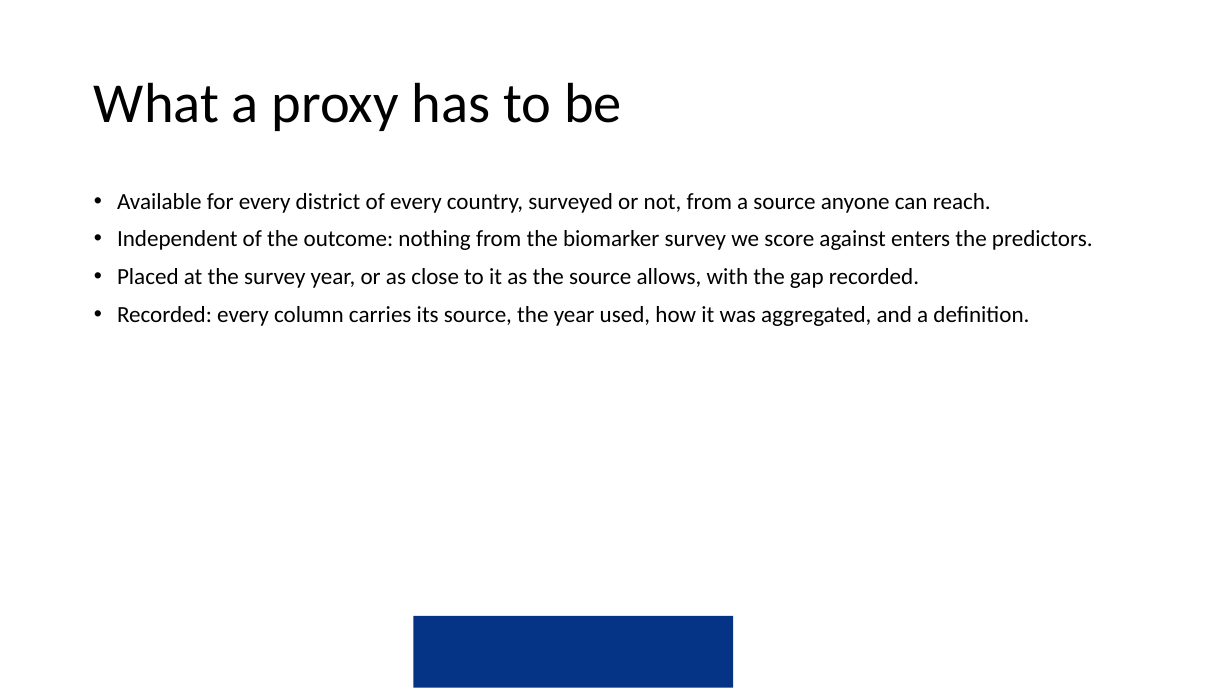
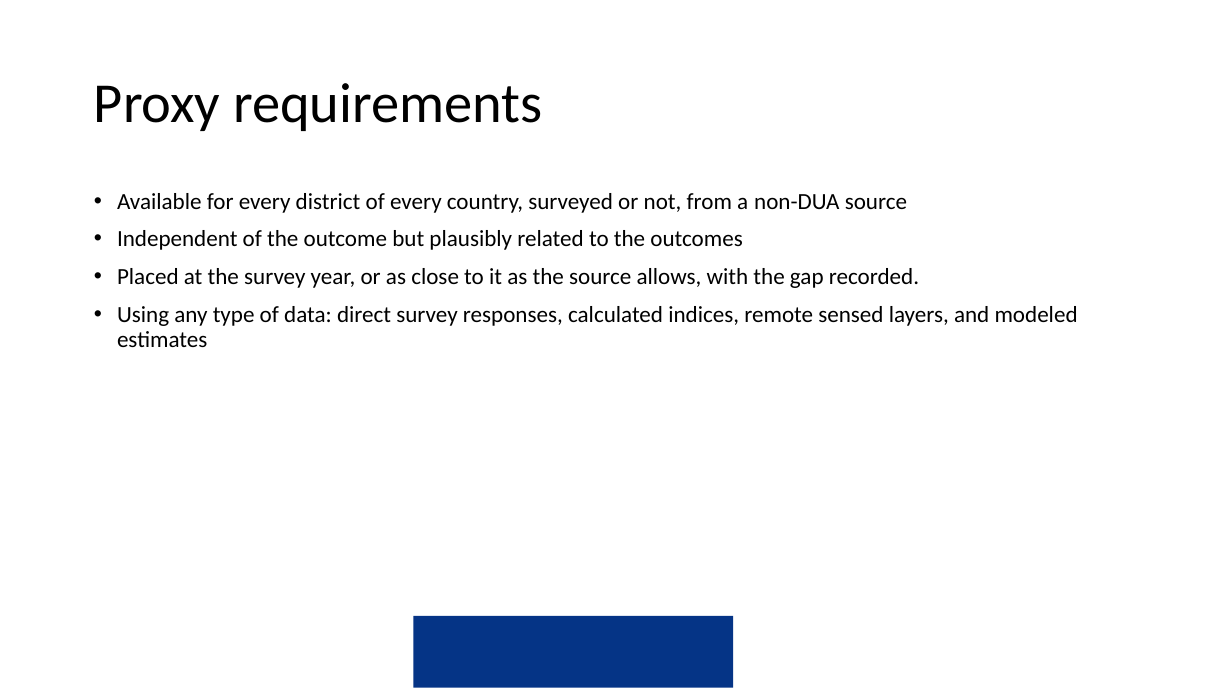
Before and after one commit to amertens/mn-prediction, a slide deck: slide 3 of docs/slides/MN-proxy-data-sources-2026-09.pptx (slide 2 before the commit). Drawn at 1232x693 pixels with LibreOffice and Linux fonts; fonts in the diff are those of the drawing; background and template pictures are left out. Boxes give left, top, right and bottom in pixels: in the first picture for what was removed or moved away, otherwise in the second. Text is boxed around its words. In the diff, an @@ line names an element or a change of style, - is before the commit and + after.

```diff
--- a/docs/slides/MN-proxy-data-sources-2026-09.pptx
+++ b/docs/slides/MN-proxy-data-sources-2026-09.pptx
@@ title at [94, 83, 543, 131]: text changed @@
-What a proxy has to be
+Proxy requirements
@@ text at [117, 193, 907, 250]: text changed @@
-• Available for every district of every country, surveyed or not, from a source anyone can reach.
-• Independent of the outcome: nothing from the biomarker survey we score against enters the predictors.
+• Available for every district of every country, surveyed or not, from a non-DUA source
+• Independent of the outcome but plausibly related to the outcomes
@@ text at [117, 306, 1078, 347]: text changed @@
-• Recorded: every column carries its source, the year used, how it was aggregated, and a definition.
+• Using any type of data: direct survey responses, calculated indices, remote sensed layers, and modeled estimates
```
Also in this commit, not shown: 8 other slides changed, 10 slides added, 8 slides removed, 36 other files.
